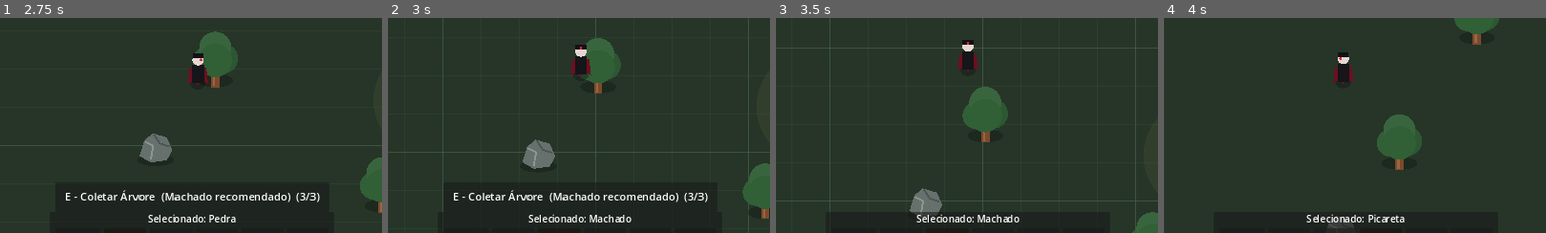
Above: before the commit, frames 1-4 (left to right).
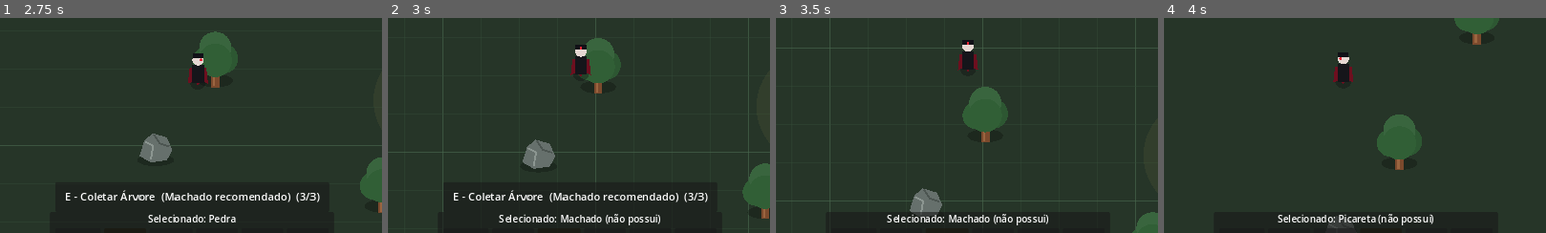
Above: after the commit, the same moments.

Repository: janduyankiingles-ops/Fantasy-Sandbox
Game: Godot game, scene res://scenes/main.tscn
Same seed, same stepped clock (60 frames per second), same inputs: the game is played once before the commit and once after it.
Inputs:
- Up to frame 1 (2.75 s): tap Enter at 0.5 s; hold D 0.53-1.28 s; tap I at 0.6, 1.25 s; tap Space at 0.77, 1.52 s; hold S 1.28-2.03 s; tap 1 at 1.35 s; hold D from 2.03 s (still down); tap 2 at 2.1 s
- Up to frame 2 (3 s): release D at 2.78 s; hold W from 2.78 s (still down); tap 3 at 2.85 s
- Up to frame 3 (3.5 s): keep holding W; tap Space at 3.02 s
- Up to frame 4 (4 s): release W at 3.53 s; hold A from 3.53 s (still down); tap 4 at 3.6 s; tap Space at 3.77 s
The pictures show only the part of the screen within x 25-75%, y 37-87%; the shares and areas given below are measured in that part.

Frame 1 is identical in both runs. In frame 2, 0.9% of the frame differs, in the area x 29-72%, y 91-97%; in frame 3, 0.9%; in frame 4, 0.9%.
Error in both runs: Invalid call to function 'refresh_inventory (via call)' in base 'Control (inventory_ui.gd)'. Expected 5 arguments. (res://scripts/main.gd:74)

Commit message:
v0.0.6: sync craftable tools in hotbar

Diff:
--- a/scripts/hotbar_ui.gd
+++ b/scripts/hotbar_ui.gd
@@ -1,6 +1,9 @@
 extends Control
 
 var selected_slot: int = 0
+var axe_amount: int = 0
+var pickaxe_amount: int = 0
+var sword_amount: int = 0
 
 @onready var selected_label: Label = $HotbarBox/VBox/SelectedLabel
 @onready var slot_1: PanelContainer = $HotbarBox/VBox/Slots/Slot1
@@ -11,13 +14,30 @@
 @onready var slot_6: PanelContainer = $HotbarBox/VBox/Slots/Slot6
 @onready var wood_count: Label = $HotbarBox/VBox/Slots/Slot1/Margin/VBox/Count
 @onready var stone_count: Label = $HotbarBox/VBox/Slots/Slot2/Margin/VBox/Count
+@onready var axe_label: Label = $HotbarBox/VBox/Slots/Slot3/Label
+@onready var pickaxe_label: Label = $HotbarBox/VBox/Slots/Slot4/Label
+@onready var sword_label: Label = $HotbarBox/VBox/Slots/Slot5/Label
 
 func _ready() -> void:
 	select_slot(0)
 
-func refresh_hotbar(wood_amount: int, stone_amount: int) -> void:
+func refresh_hotbar(
+	wood_amount: int,
+	stone_amount: int,
+	new_axe_amount: int,
+	new_pickaxe_amount: int,
+	new_sword_amount: int
+) -> void:
+	axe_amount = new_axe_amount
+	pickaxe_amount = new_pickaxe_amount
+	sword_amount = new_sword_amount
+
 	wood_count.text = "x%d" % wood_amount
 	stone_count.text = "x%d" % stone_amount
+	axe_label.text = "3\nMachado\nx%d" % axe_amount
+	pickaxe_label.text = "4\nPicareta\nx%d" % pickaxe_amount
+	sword_label.text = "5\nEspada\nx%d" % sword_amount
+	_update_selected_label()
 
 func select_slot(slot_index: int) -> void:
 	selected_slot = clampi(slot_index, 0, 5)
@@ -37,15 +57,20 @@
 		else:
 			slots[i].modulate = Color.WHITE
 
+	_update_selected_label()
+
+func _update_selected_label() -> void:
 	match selected_slot:
 		0:
 			selected_label.text = "Selecionado: Madeira"
 		1:
 			selected_label.text = "Selecionado: Pedra"
 		2:
-			selected_label.text = "Selecionado: Machado"
+			selected_label.text = "Selecionado: Machado" if axe_amount > 0 else "Selecionado: Machado (não possui)"
 		3:
-			selected_label.text = "Selecionado: Picareta"
+			selected_label.text = "Selecionado: Picareta" if pickaxe_amount > 0 else "Selecionado: Picareta (não possui)"
+		4:
+			selected_label.text = "Selecionado: Espada" if sword_amount > 0 else "Selecionado: Espada (não possui)"
 		_:
 			selected_label.text = "Selecionado: Vazio"
 
